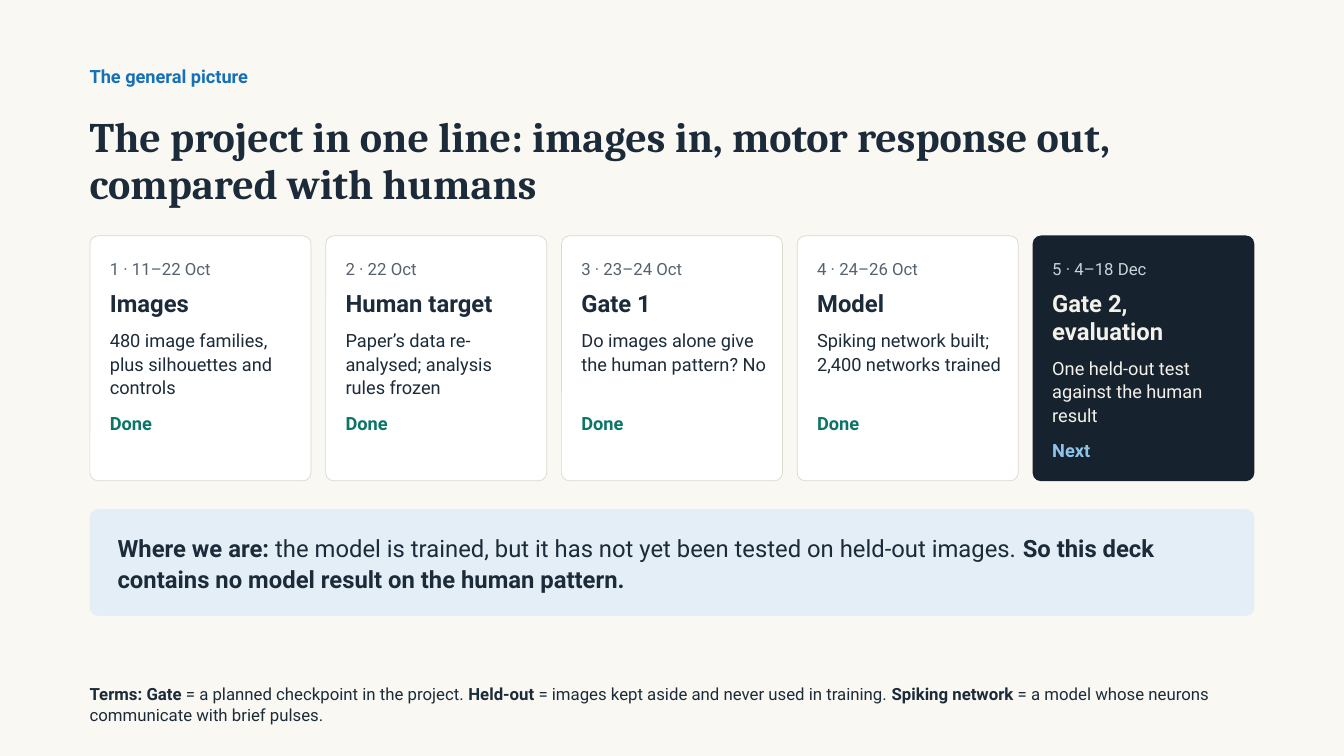
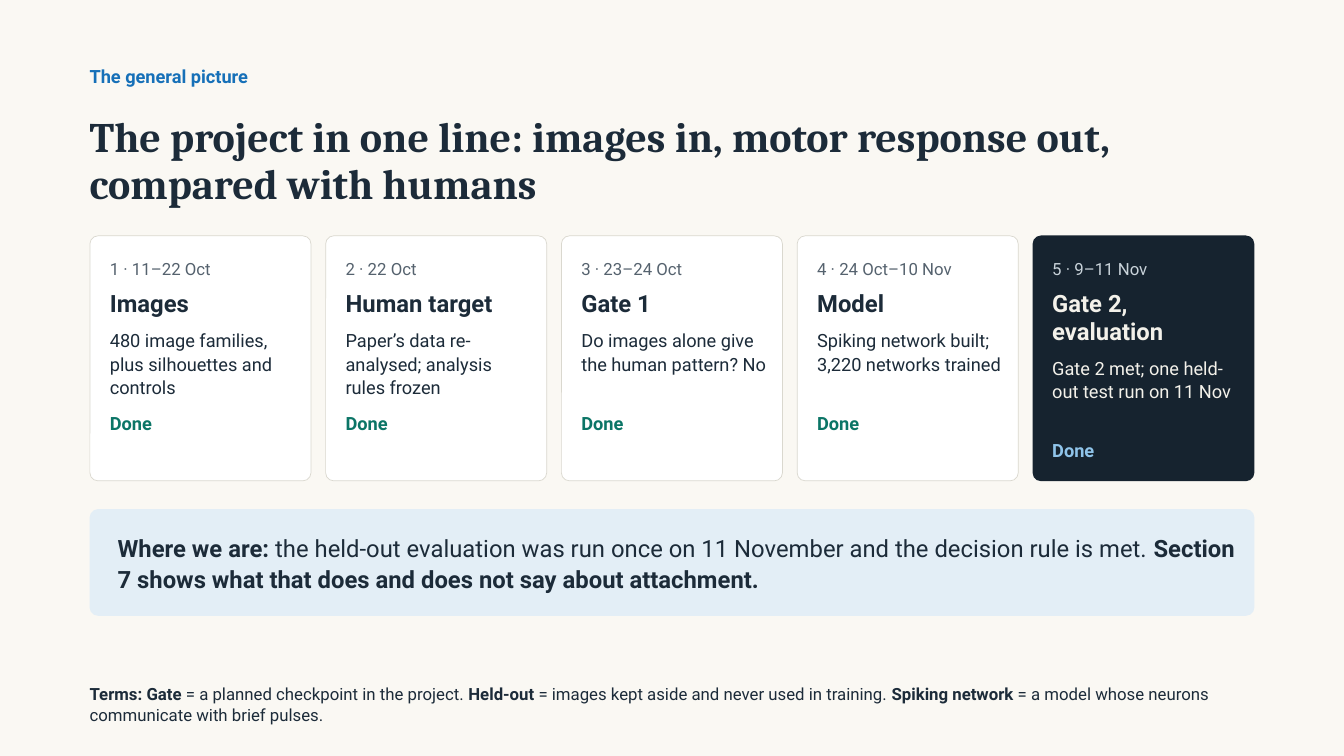
Before and after one commit to emrecandir9/TRDP, a slide deck: slide 2 of docs/TRDP Study Progress.pptx. Drawn at 1344x756 pixels with LibreOffice and Linux fonts; fonts in the diff are those of the drawing. Boxes give left, top, right and bottom in pixels: in the first picture for what was removed or moved away, otherwise in the second. Text is boxed around its words. In the diff, an @@ line names an element or a change of style, - is before the commit and + after.

Commit message:
Presentations updated to 12 November: Gate 2, review, freeze and the held-out result
Full deck: new section 7 (slides 66-74) and revised overview, status,
timeline, weak points and summary. Short version: pages 1-2 rebuilt and
pages 17-24 replaced. docs/README.md lists both as current.

```diff
--- a/docs/TRDP Study Progress.pptx
+++ b/docs/TRDP Study Progress.pptx
@@ text at (x1=817, y1=263, x2=952, y2=275): text changed @@
-4 · 24–26 Oct
+4 · 24 Oct–10 Nov
@@ text at (x1=1052, y1=263, x2=1148, y2=275): text changed @@
-5 · 4–18 Dec
+5 · 9–11 Nov
@@ text at (x1=817, y1=333, x2=1001, y2=374): text changed @@
-Spiking network built; 2,400 networks trained
+Spiking network built; 3,220 networks trained
@@ text at (x1=1052, y1=361, x2=1231, y2=398): text changed @@
-One held-out test against the human result
+Gate 2 met; one held-out test run on 11 Nov
@@ text at (x1=1052, y1=444, x2=1094, y2=457): text changed @@
-Next
+Done
@@ text in rounded rectangle at (x1=118, y1=539, x2=1235, y2=593): text changed; bold off @@
-Where we are: the model is trained, but it has not yet been tested on held-out images. So this deck contains no model result on the human pattern.
+Where we are: the held-out evaluation was run once on 11 November and the decision rule is met. Section 7 shows what that does and does not say about attachment.
```
Also in this commit, not shown: 13 other slides changed, 9 slides added, 2 other files.
